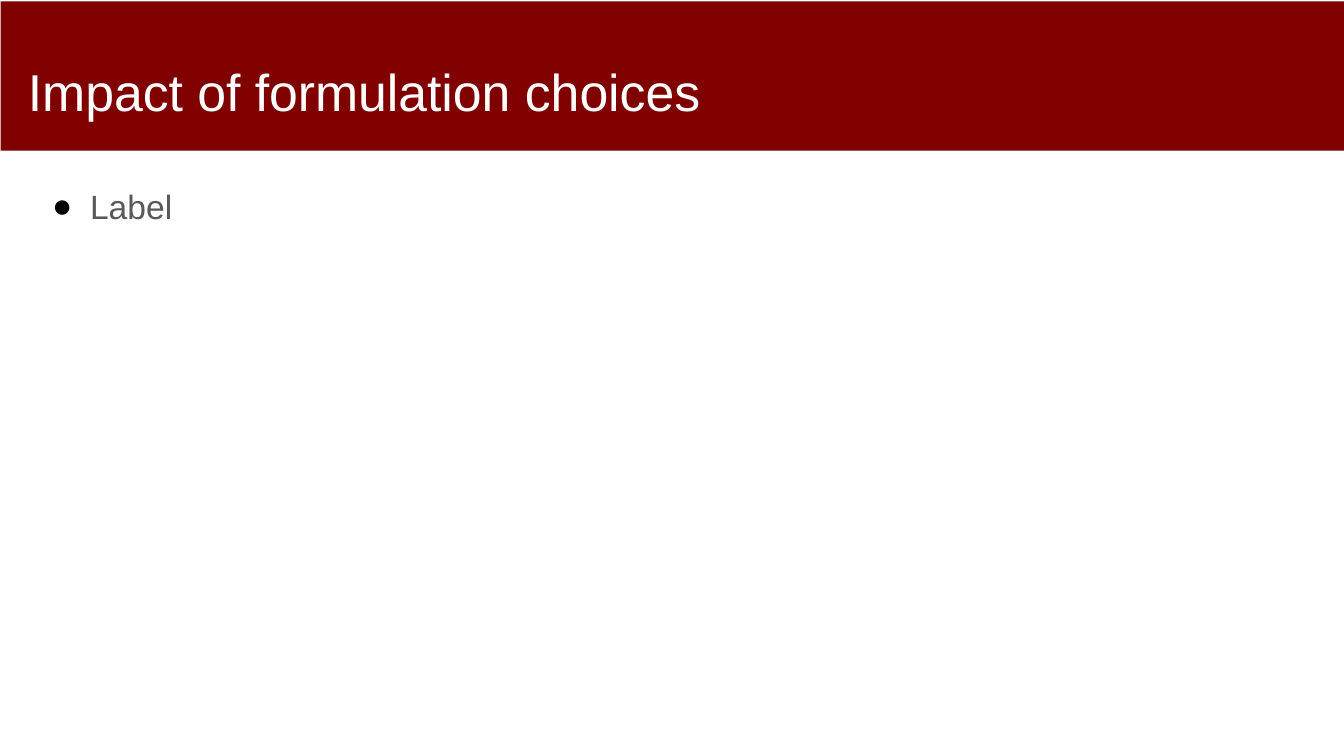
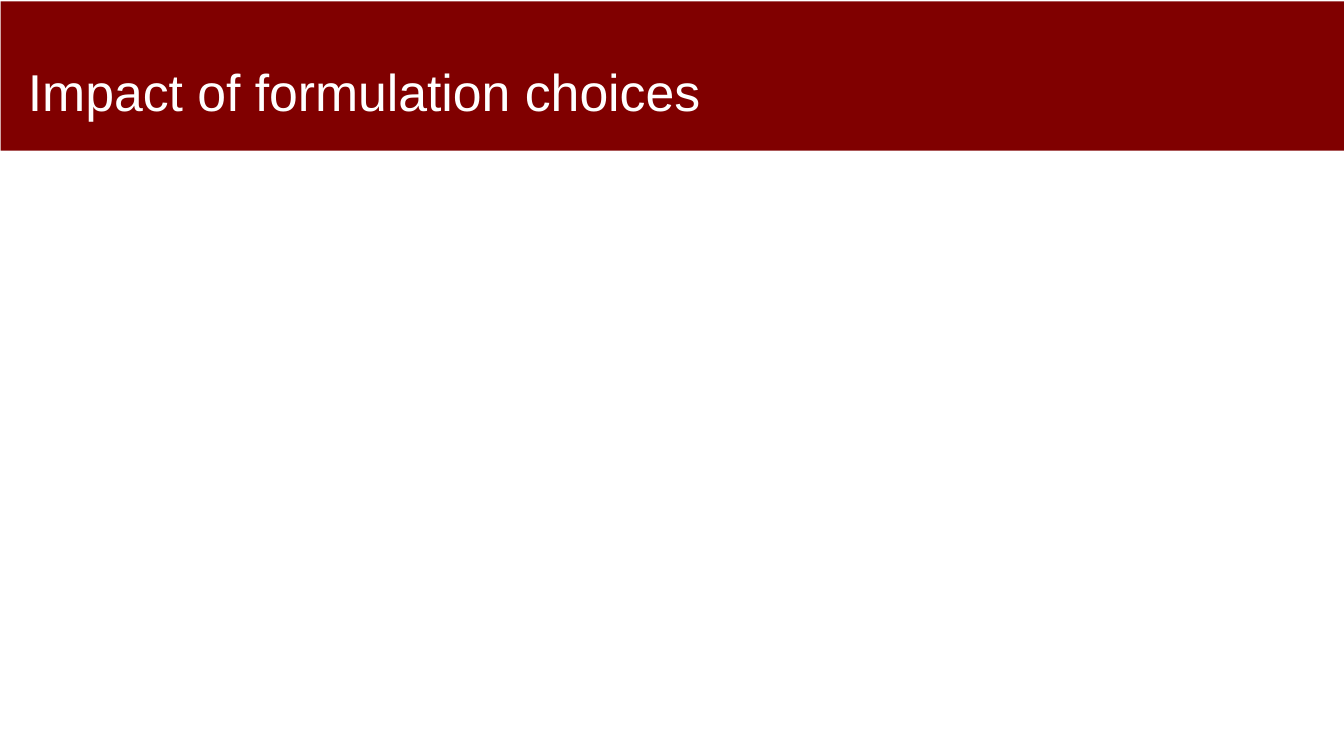
Before and after one commit to dssg/MLinPractice, a slide deck: slide 15 of Lectures/Lecture4-Formulation.pptx. Drawn at 1344x756 pixels with LibreOffice and Linux fonts; fonts in the diff are those of the drawing. Boxes give left, top, right and bottom in pixels: in the first picture for what was removed or moved away, otherwise in the second. Text is boxed around its words. In the diff, an @@ line names an element or a change of style, - is before the commit and + after.

```diff
--- a/Lectures/Lecture4-Formulation.pptx
+++ b/Lectures/Lecture4-Formulation.pptx
@@ text removed at <box>90,194,172,220</box> @@
-● Label
```
Also in this commit, not shown: 6 other slides changed.
